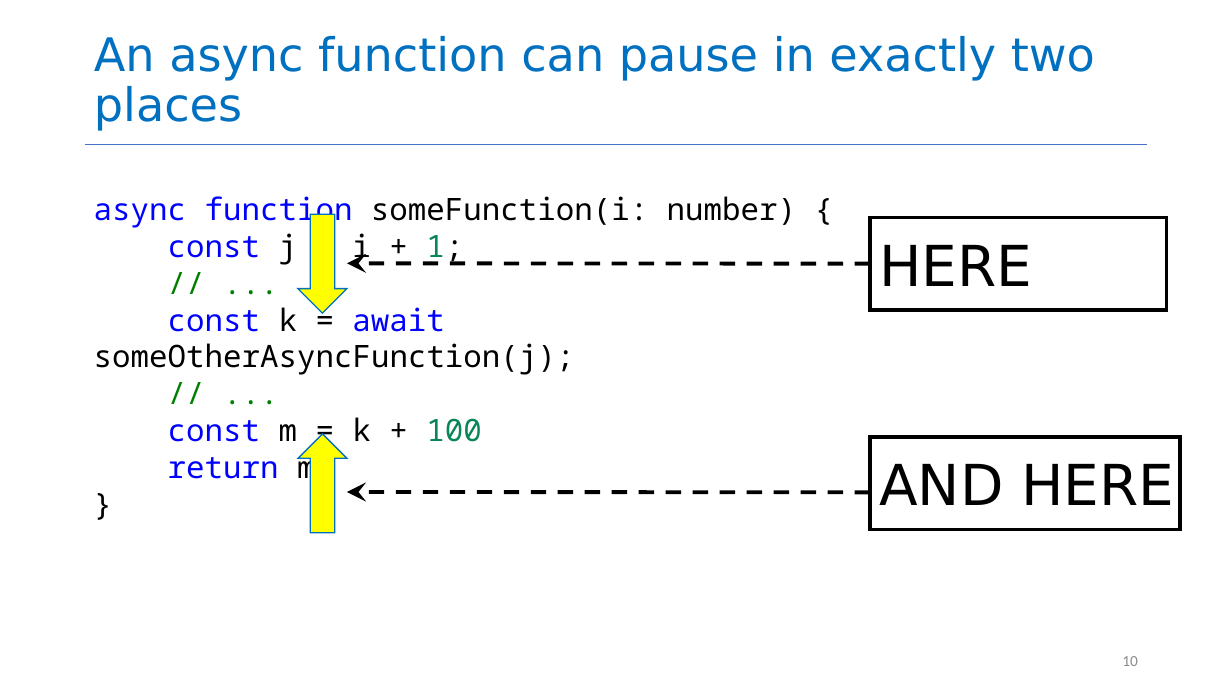
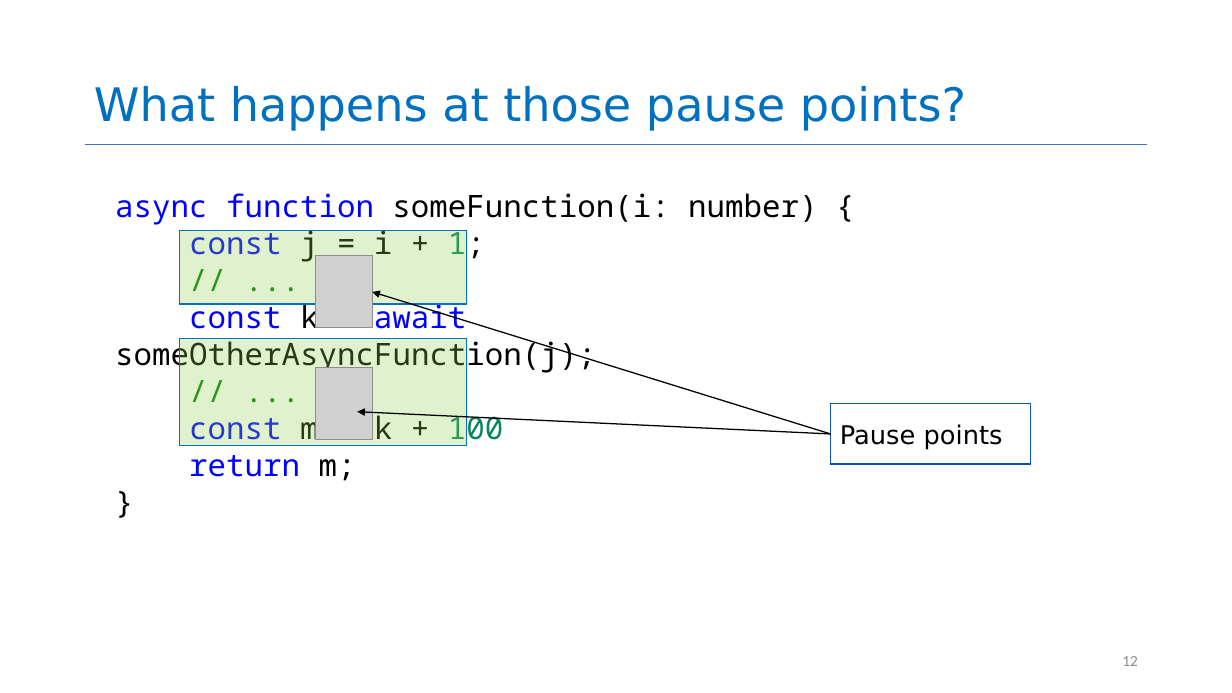
Before and after one commit to yashburshe/CS4530-Fall-2025, a slide deck: slide 12 of Slides/Module 06 Concurrency Patterns in Typescript.pptx (slide 10 before the commit). Drawn at 1232x693 pixels with LibreOffice and Linux fonts; fonts in the diff are those of the drawing; grey boxes stand for pictures. Boxes give left, top, right and bottom in pixels: in the first picture for what was removed or moved away, otherwise in the second. Text is boxed around its words. In the diff, an @@ line names an element or a change of style, - is before the commit and + after.

```diff
--- a/Slides/Module 06 Concurrency Patterns in Typescript.pptx
+++ b/Slides/Module 06 Concurrency Patterns in Typescript.pptx
@@ title at <box>94,86,966,131</box>: text changed @@
-An async function can pause in exactly two places
+What happens at those pause points?
@@ text "async function someFunction(i: number) {": place and size @@
-text "async function someFunction(i: number) {" at <box>94,196,796,487</box>
+text "async function someFunction(i: number) {" at <box>115,193,817,481</box>
@@ rectangle added at <box>179,230,467,304</box>, fill #92D050 at 28% opacity, outline #0070C0 1 pt @@
@@ down arrow removed at <box>299,214,348,313</box> @@
@@ rectangle removed at <box>871,217,1167,310</box> @@
-HERE
@@ picture added at <box>315,256,372,328</box> @@
@@ arrow removed from (871, 263) to (347, 263) @@
@@ arrow added from (831, 434) to (372, 292), #000000 1 pt @@
@@ rectangle added at <box>179,339,467,445</box>, fill #92D050 at 28% opacity, outline #0070C0 1 pt @@
@@ picture added at <box>315,368,372,440</box> @@
@@ arrow moved from (871, 493) - (347, 492) to (831, 434) - (358, 412) @@
@@ arrow (831, 434) - (358, 412): stroke #000000 3 pt dashed to #000000 1 pt; arrowheads changed @@
@@ rectangle added at <box>831,404,1031,464</box>, outline #0A52B1 1 pt, 20 pt, text #000000 @@
+Pause points
@@ down arrow removed at <box>299,434,348,533</box> @@
@@ rectangle removed at <box>871,437,1181,530</box> @@
-AND HERE
@@ page number at <box>1122,656,1138,666</box>: text changed @@
-10
+12
```
Also in this commit, not shown: 9 other slides changed, 1 slide added, 23 slides removed.
